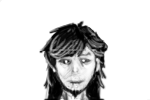
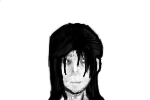
Layered file, before and after one edit (150x100). Changes by layer:
renamed "Calque 9" to "Calque 11", painted on it over left=39, top=20, right=109, bottom=100
